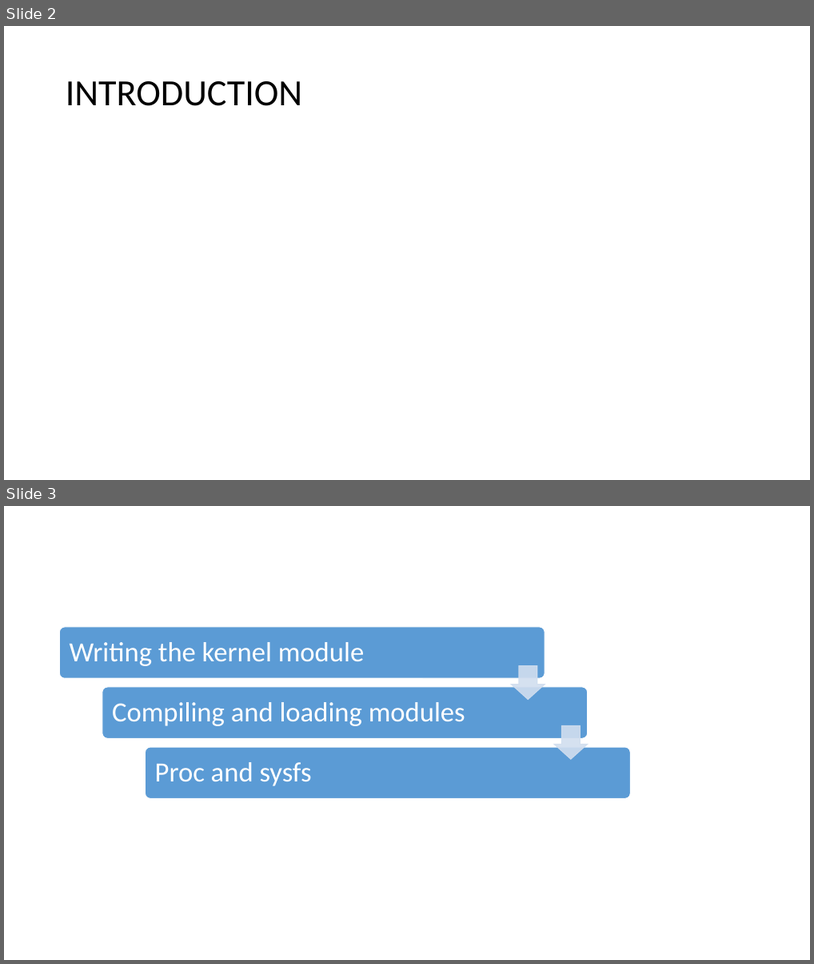
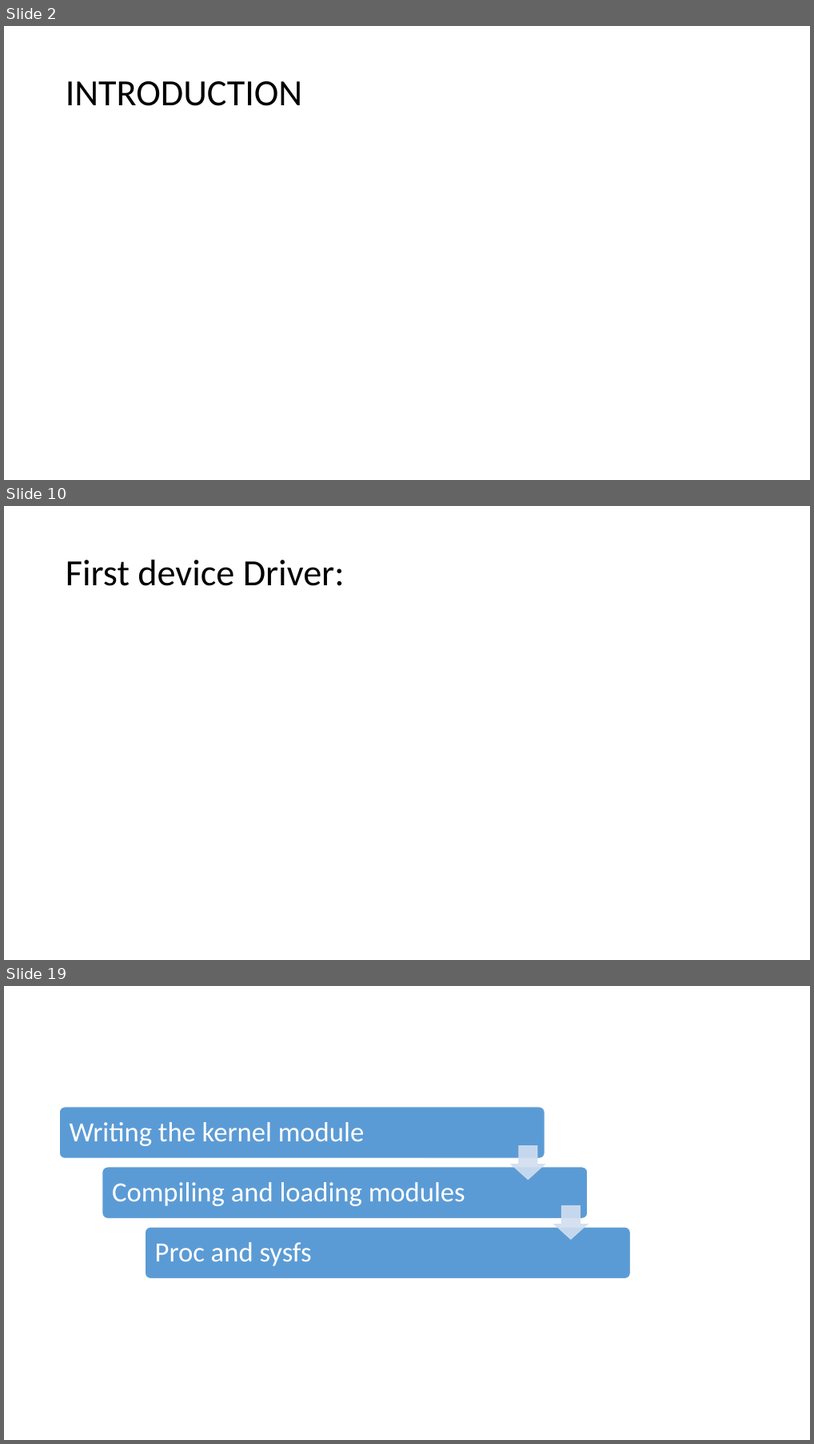
Before and after one commit to nihadjifri/Linux-device-drivers, a slide deck: ldd.pptx. Shown one above the other, each under a label of ours: slides 2 and 3 before the commit, slides 2, 10 and 19 after it; the slides between them are not shown. The pictures are 814x964 and 814x1444 pixels, drawn with LibreOffice and Linux fonts; fonts in the diff are those of the drawing. Boxes give left, top, right and bottom in pixels: in the first picture for what was removed or moved away, otherwise in the second. Text is boxed around its words. In the diff, an @@ line names an element or a change of style, - is before the commit and + after.

```diff
--- a/ldd.pptx
+++ b/ldd.pptx
@@ slide 10 added at <box>4,506,810,960</box>, background #FFFFFF @@
@@ title added at <box>66,560,345,586</box>, 44 pt, text #000000 @@
+First device Driver:
@@ what was slide 3 is now slide 19 @@
```
Also in this commit, not shown: 15 other slides added.
